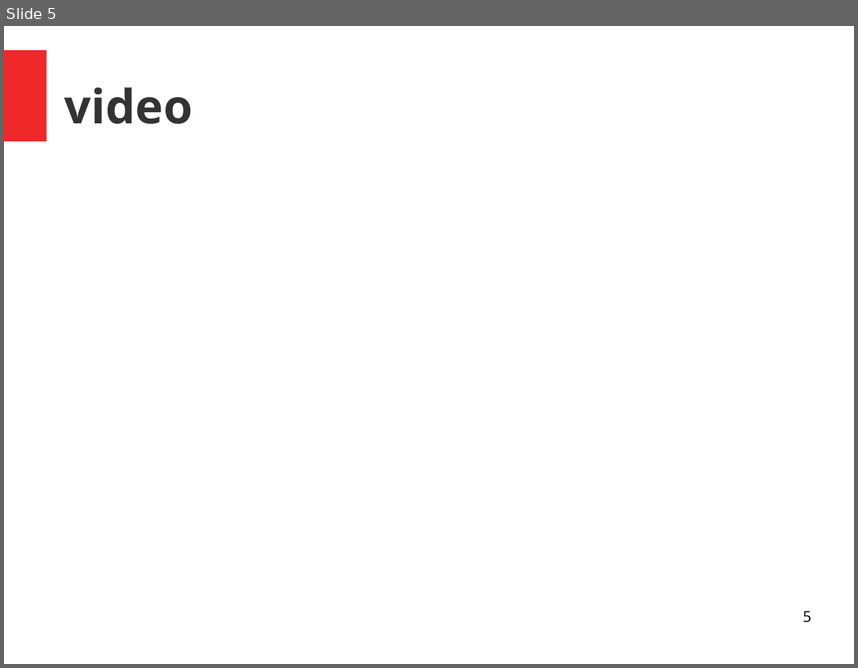
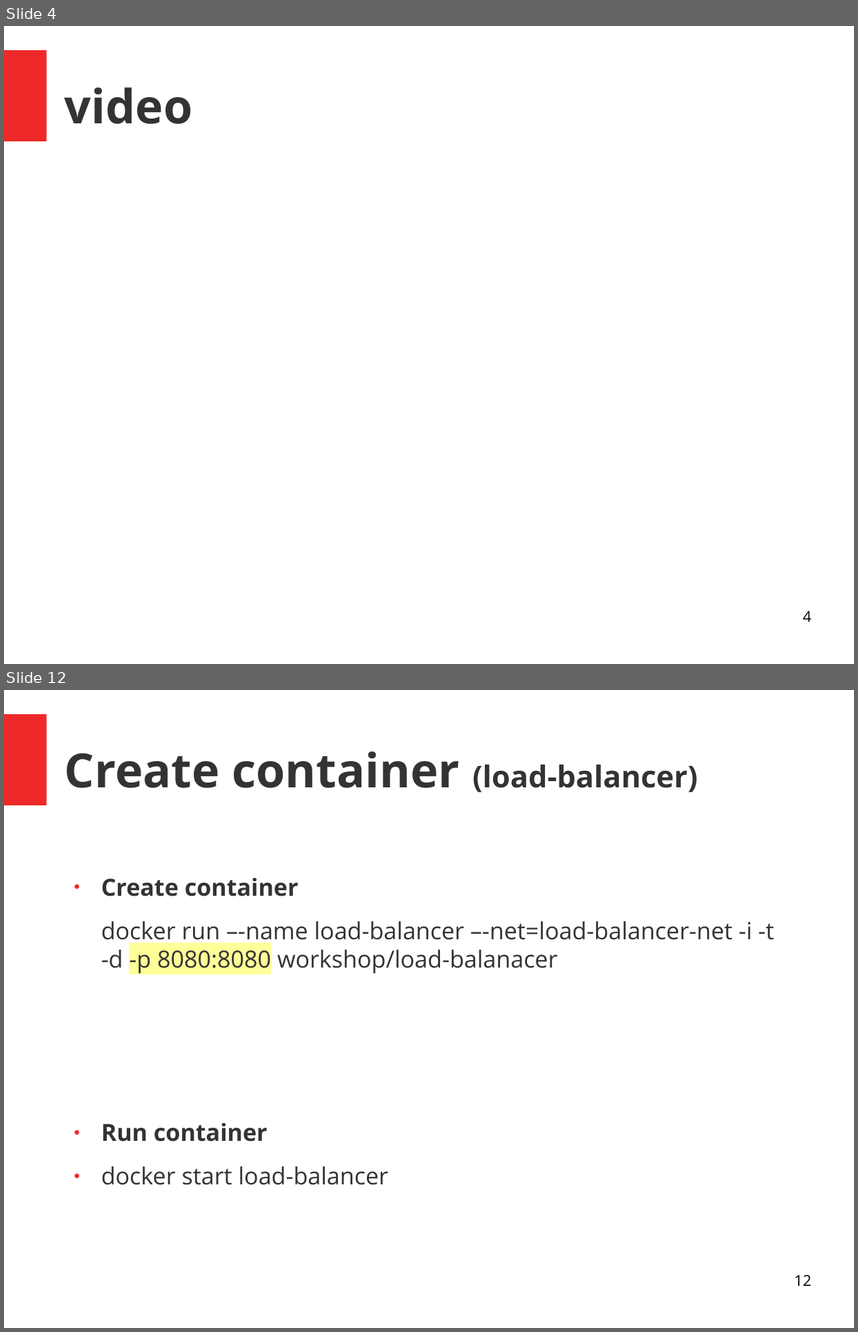
Before and after one commit to skuarch/dockerJava, a slide deck: dockerAndJava.odp. Shown one above the other, each under a label of ours: slide 5 before the commit, slides 4 and 12 after it; the slides between them are not shown. The pictures are 858x668 and 858x1332 pixels, drawn with LibreOffice and Linux fonts; fonts in the diff are those of the drawing. Boxes give left, top, right and bottom in pixels: in the first picture for what was removed or moved away, otherwise in the second. Text is boxed around its words. In the diff, an @@ line names an element or a change of style, - is before the commit and + after.

```diff
--- a/dockerAndJava.odp
+++ b/dockerAndJava.odp
@@ slide 12 added at (x1=4, y1=690, x2=854, y2=1328), background #FFFFFF; not listed: 1 template element that a slide beside it also shows @@
@@ title added at (x1=65, y1=751, x2=697, y2=792), 44 pt, text #333333, bold @@
+Create container (load-balancer)
@@ text added at (x1=101, y1=878, x2=774, y2=1185), 22 pt, text #333333 @@
+● Create container
+docker run –-name load-balancer –-net=load-balancer-net -i -t -d -p 8080:8080 workshop/load-balanacer
+● Run container
+● docker start load-balancer
@@ page number added at (x1=794, y1=1274, x2=811, y2=1285), 14 pt, text #000000 @@
+12
@@ what was slide 5 is now slide 4 @@
@@ page number at (x1=803, y1=610, x2=811, y2=621): text changed @@
-5
+4
```
Also in this commit, not shown: 2 slides changed, 5 other slides added, 2 slides removed, 10 other files.
